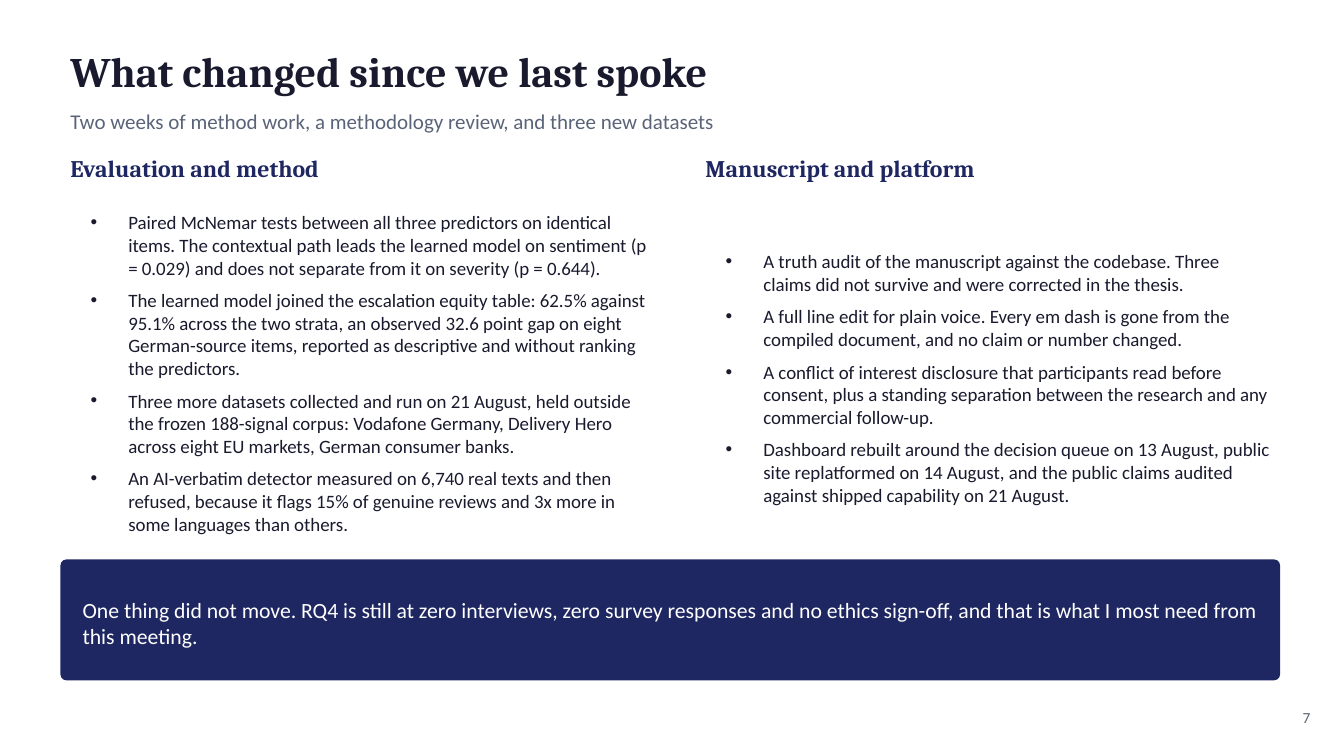
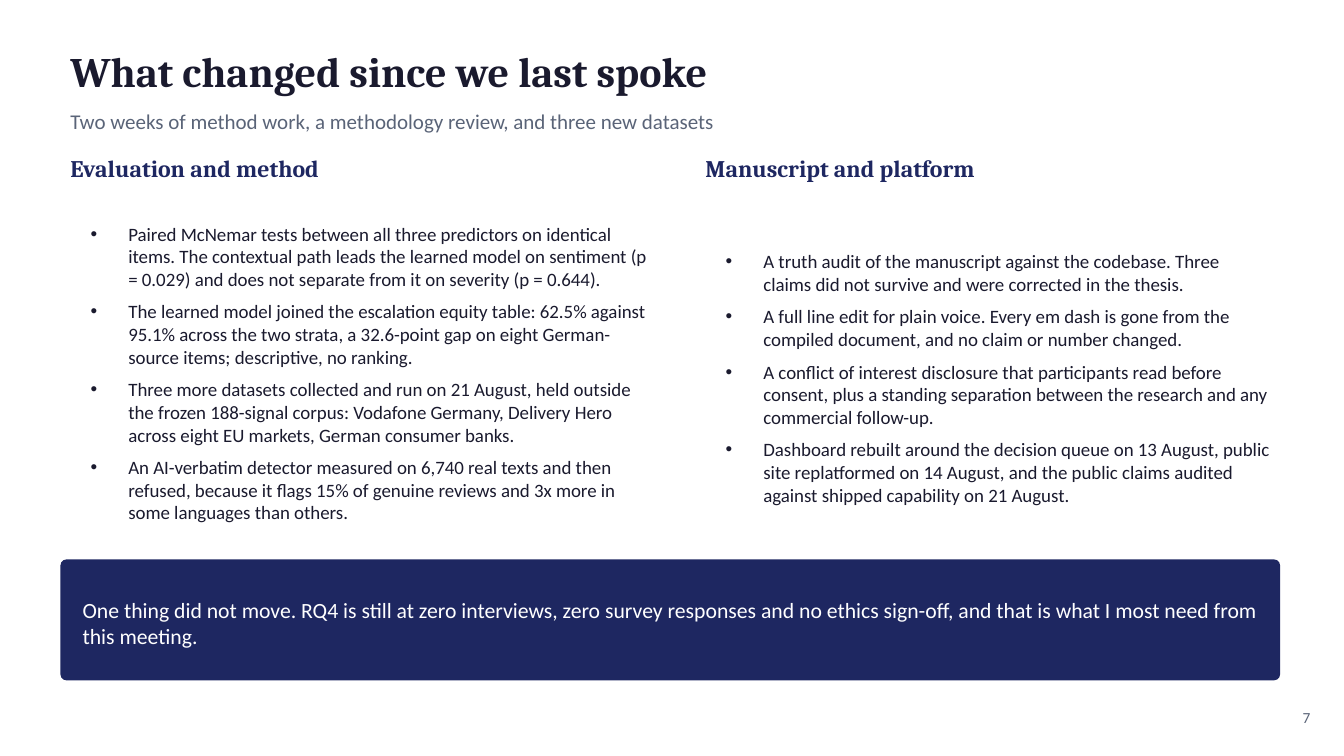
Before and after one commit to fogu13/CLARA, a slide deck: slide 7 of thesis/defense/defense_deck.pptx. Drawn at 1344x756 pixels with LibreOffice and Linux fonts; fonts in the diff are those of the drawing. Boxes give left, top, right and bottom in pixels: in the first picture for what was removed or moved away, otherwise in the second. Text is boxed around its words. In the diff, an @@ line names an element or a change of style, - is before the commit and + after.

```diff
--- a/thesis/defense/defense_deck.pptx
+++ b/thesis/defense/defense_deck.pptx
@@ text at (128,305,645,368): text changed @@
-• The learned model joined the escalation equity table: 62.5% against 95.1% across the two strata, an observed 32.6 point gap on eight German-source items, reported as descriptive and without ranking the predictors.
+• The learned model joined the escalation equity table: 62.5% against 95.1% across the two strata, a 32.6-point gap on eight German-source items; descriptive, no ranking.
```
Also in this commit, not shown: 7 other slides changed, 1 other file.
